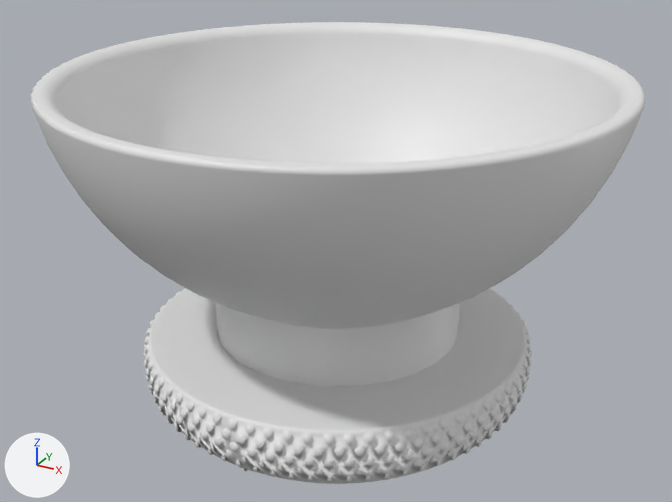
Two versions of the OBJ model PadForge.App/3DModels/SteamController/LeftStickClick.obj, one commit apart.
The view is the same before and after, from a 50 mm camera at (-0.2, -19.1, 0.6) aimed at (-18.5, 14.2, -16.0). Lighting does not change. The marker at lower left points along +X, +Y and +Z. The older version comes first. Where no turn or scale is listed for an object, it has been applied to the vertices. Vertices at exactly the same position are counted once.

The older version as bpy lines, for what is in view:
```python
me_leftstickclick = bpy.data.meshes.new('LeftStickClick')
me_leftstickclick.from_pydata(...)  # 10608 vertices, 21190 faces; spans x -30.5..-6.3, y 2.1..26.3, z -24.5..-8.0
ob_leftstickclick = bpy.data.objects.new('LeftStickClick', me_leftstickclick)
ob_leftstickclick.location = (0.0, 0.0, 0.0)
```
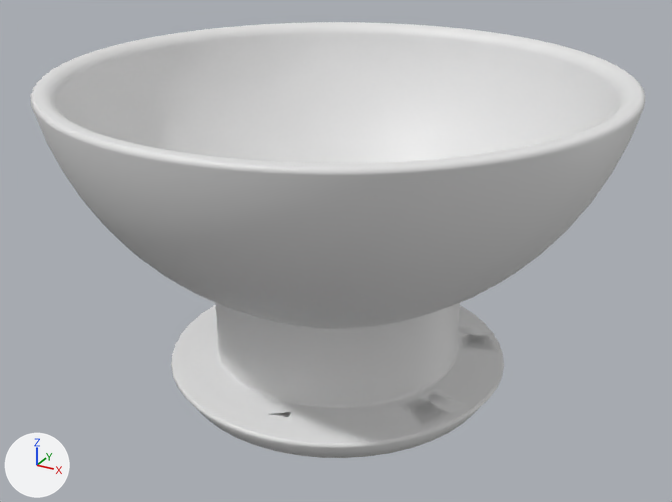
Changed parts and their boxes (x1, y1, x2, y2) in the pictures (672 x 502 px):
```json
{"object": "LeftStickClick", "change": "reshaped", "before": [30, 22, 645, 484], "after": [30, 22, 645, 458]}
{"part": 1, "of": "me_leftstickclick", "change": "cut back", "before": [143, 288, 532, 484]}
```

The change, as JSON lines over the scene's bpy script:
```json
{"block": "me_leftstickclick", "where": "# used by ob_leftstickclick; location = (0.0, 0.0, 0.0)"}
{"op": "remove", "block": "me_leftstickclick", "code": "me_leftstickclick.from_pydata(...)  # 10608 vertices, 21190 faces; spans x -30.5..-6.3, y 2.1..26.3, z -24.5..-8.0"}
{"op": "add", "block": "me_leftstickclick", "code": "me_leftstickclick.from_pydata(...)  # 4198 vertices, 8416 faces; spans x -30.5..-6.3, y 2.1..26.3, z -23.5..-8.0"}
{"block": "me_leftstickclick", "change": "me_leftstickclick part 1: 1 vertex moved within x -13.4, y 18.5, z -22.1; 6410 vertices removed from x -27.2..-9.5, y 5.3..23.0, z -24.5..-19.6"}
```
